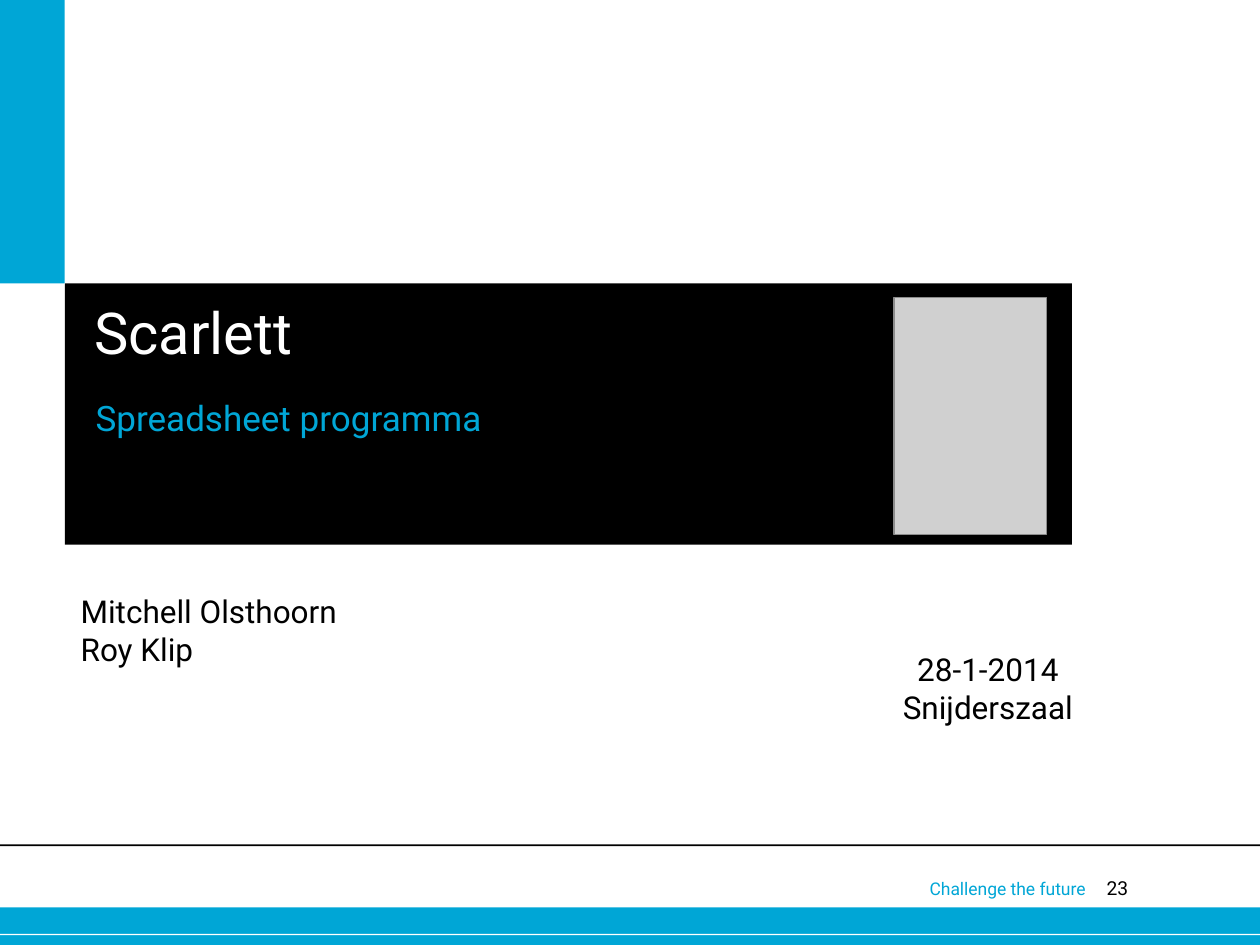
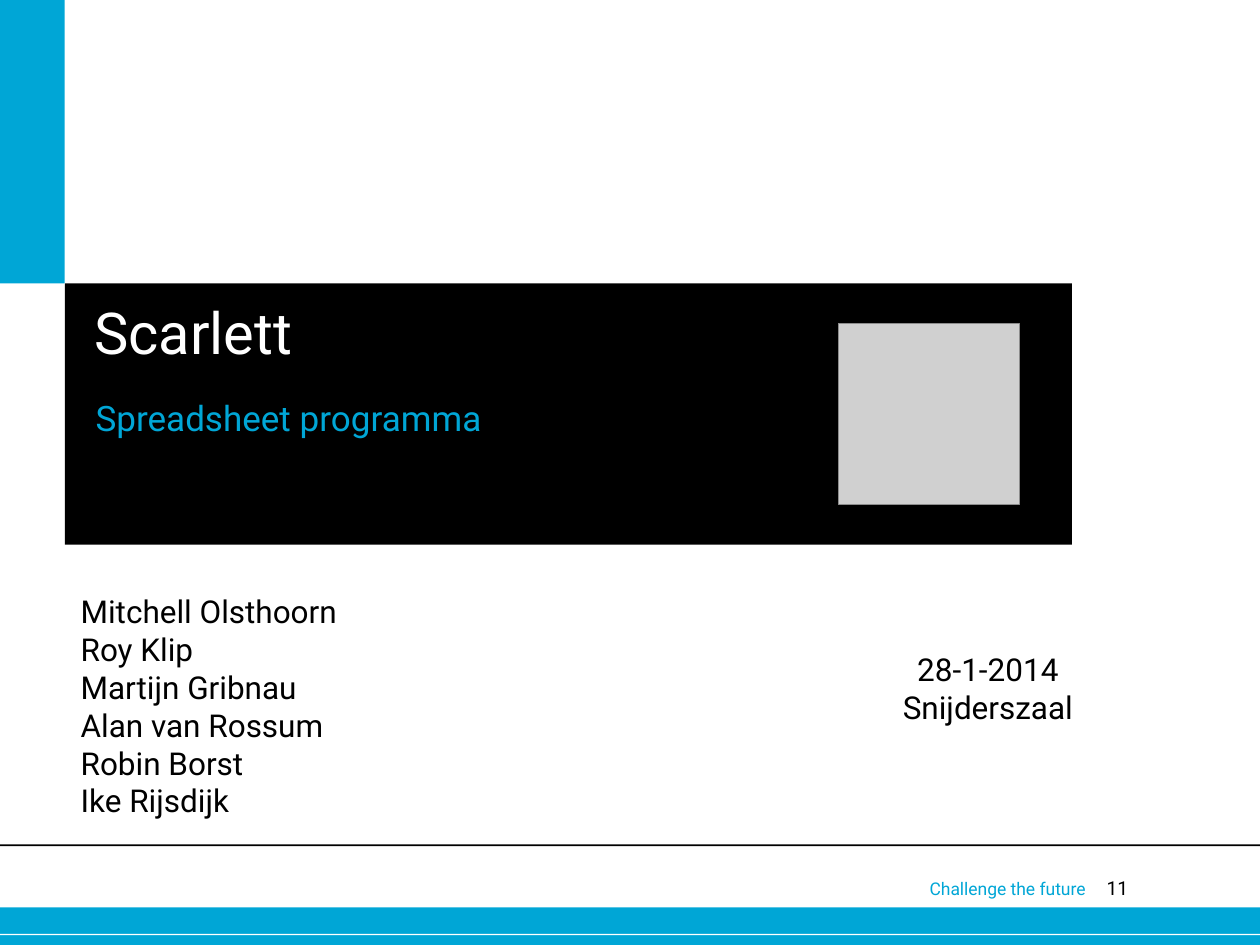
Before and after one commit to foresterre/Spreadsheet, a slide deck: slide 11 of Documents/OOP project presentatie.pptx (slide 23 before the commit). Drawn at 1260x945 pixels with LibreOffice and Linux fonts; fonts in the diff are those of the drawing; grey boxes stand for pictures; background and template pictures are left out. Boxes give left, top, right and bottom in pixels: in the first picture for what was removed or moved away, otherwise in the second. Text is boxed around its words. In the diff, an @@ line names an element or a change of style, - is before the commit and + after.

```diff
--- a/Documents/OOP project presentatie.pptx
+++ b/Documents/OOP project presentatie.pptx
@@ picture removed at [895, 297, 1047, 534] @@
@@ picture added at [838, 324, 1019, 505] @@
@@ text at [81, 675, 323, 819]: paragraphs added @@
+Martijn Gribnau
+Alan van Rossum
+Robin Borst
+Ike Rijsdijk
@@ page number at [1107, 881, 1129, 895]: text changed @@
-23
+11
```
Also in this commit, not shown: 2 other slides changed, 8 slides added, 20 slides removed.
